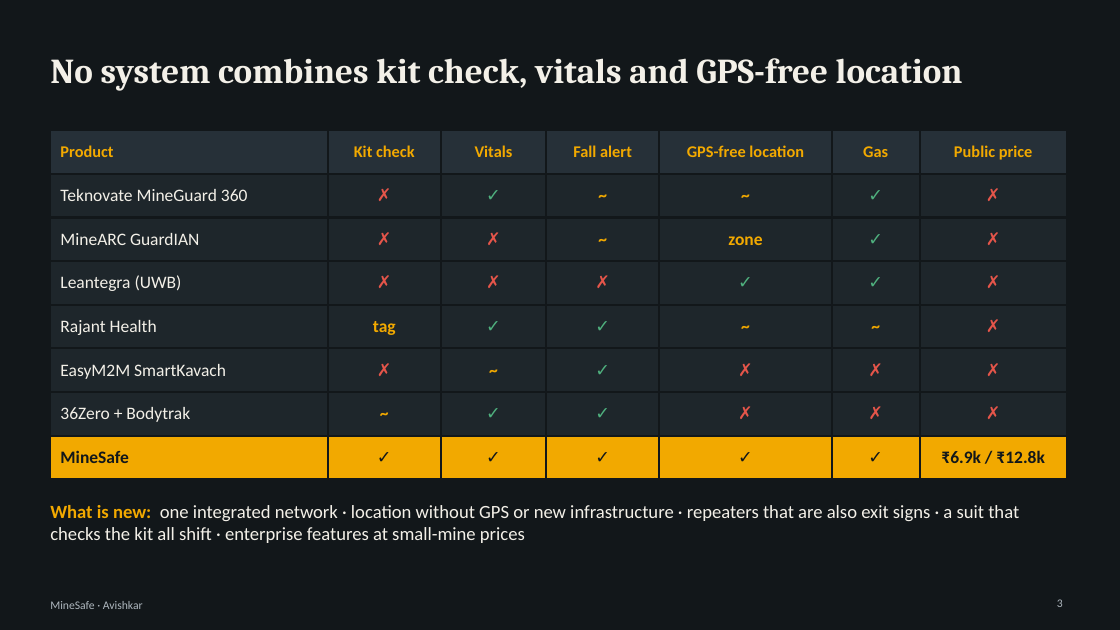
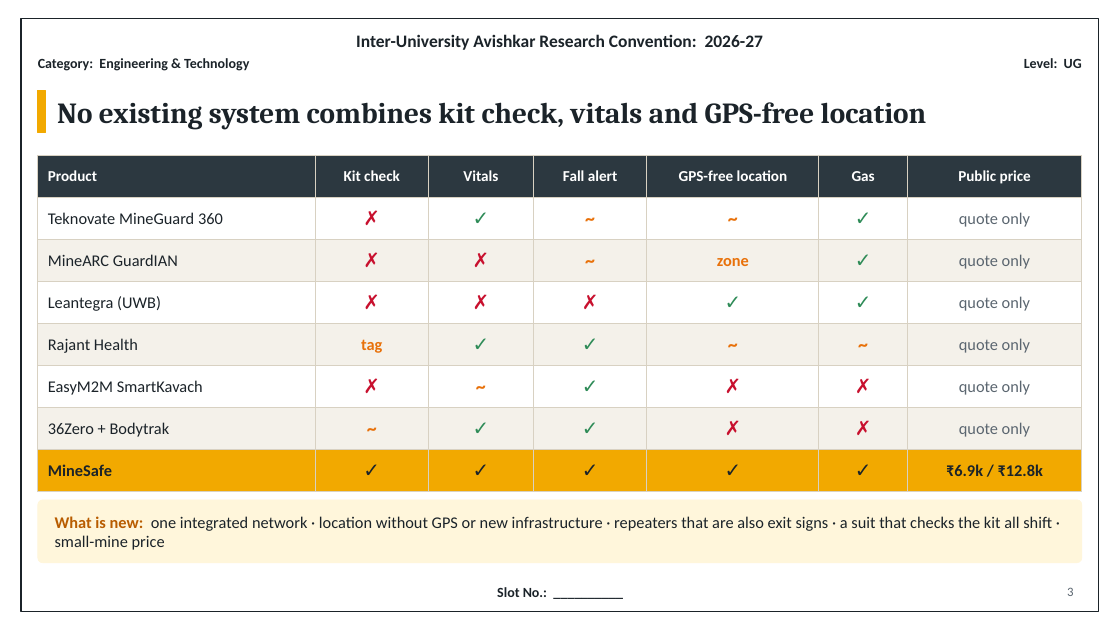
Before and after one commit to Manas-36/MINESAFE, a slide deck: slide 3 of presentation/avishkar/MineSafe_Avishkar.pptx. Drawn at 1120x630 pixels with LibreOffice and Linux fonts; fonts in the diff are those of the drawing. Boxes give left, top, right and bottom in pixels: in the first picture for what was removed or moved away, otherwise in the second. Text is boxed around its words. In the diff, an @@ line names an element or a change of style, - is before the commit and + after.

```diff
--- a/presentation/avishkar/MineSafe_Avishkar.pptx
+++ b/presentation/avishkar/MineSafe_Avishkar.pptx
@@ background #12171A to #FFFFFF @@
@@ rectangle added at box(21, 18, 1099, 612), outline #1B2329 1.25 pt @@
@@ text added at box(38, 58, 249, 71), 12 pt, text #1B2329, bold @@
+Category: Engineering & Technology
@@ text added at box(356, 34, 763, 50), 15 pt, text #1B2329, bold @@
+Inter-University Avishkar Research Convention: 2026-27
@@ text added at box(1024, 58, 1082, 68), 12 pt, text #1B2329, bold @@
+Level: UG
@@ rectangle added at box(38, 91, 45, 133), fill #F2A900, outline #F2A900 1 pt @@
@@ title at box(57, 102, 927, 130): text changed; size 30 to 25 pt; text colour #F3F0E8 to #1B2329 @@
-No system combines kit check, vitals and GPS-free location
+No existing system combines kit check, vitals and GPS-free location
@@ table at box(38, 155, 1082, 480) @@
-row 2, column 7: ✗
+row 2, column 7: quote only
-row 3, column 7: ✗
+row 3, column 7: quote only
-row 4, column 7: ✗
+row 4, column 7: quote only
-row 5, column 7: ✗
+row 5, column 7: quote only
-row 6, column 7: ✗
+row 6, column 7: quote only
-row 7, column 7: ✗
+row 7, column 7: quote only
@@ fill #263038 to #2C3840 in row 1 @@
@@ fill #1E262B to #FFFFFF in 21 cells @@
@@ fill #1E262B to #F4F1EA in 21 cells @@
@@ size 14 to 13 pt, text colour #F2A900 to #FFFFFF in "Product", "Kit check", "Vitals", "Fall alert" and 3 more places @@
@@ size 15 to 14 pt in "Teknovate MineGuard 360", "MineARC GuardIAN", "zone", "Leantegra (UWB)" and 6 more places @@
@@ text colour #F3F0E8 to #1B2329 in "Teknovate MineGuard 360", "MineARC GuardIAN", "Leantegra (UWB)", "Rajant Health" and 2 more places @@
@@ size 15 to 17 pt in "✗", "✓", "~", "~" and 29 more places @@
@@ text colour #E5554A to #C8102E in "✗", "✗", "✗", "✗" and 7 more places @@
@@ text colour #4FB07E to #2E8B57 in "✓", "✓", "✓", "✓" and 6 more places @@
@@ text colour #F2A900 to #E8710A in "~", "~", "~", "zone" and 5 more places @@
@@ text colour #12171A to #1B2329 in "MineSafe", "✓", "✓", "✓" and 3 more places @@
@@ borders changed @@
@@ table: place and size @@
-table at box(50, 130, 1067, 467)
+table at box(38, 155, 1082, 480)
@@ rounded rectangle added at box(38, 500, 1082, 563), fill #FFF6DB, outline #FFF6DB 0.5 pt @@
@@ text "What is new: one integrated ..." at box(55, 516, 1052, 550): vertical alignment top to middle @@
@@ text at box(55, 516, 1052, 550): text changed; size 16 to 14 pt; text colour #F3F0E8 to #1B2329 @@
-What is new: one integrated network · location without GPS or new infrastructure · repeaters that are also exit signs · a suit that checks the kit all shift · enterprise features at small-mine prices
+What is new: one integrated network · location without GPS or new infrastructure · repeaters that are also exit signs · a suit that checks the kit all shift · small-mine price
@@ text added at box(497, 587, 547, 597), 12 pt, text #1B2329, bold @@
+Slot No.: __________
@@ page number: place and size @@
-page number at box(1057, 599, 1063, 607)
+page number at box(1067, 587, 1073, 596)
@@ page number at box(1067, 587, 1073, 596): size 10 to 11 pt, text colour #AEB7BE to #5B6670 @@
@@ text removed at box(50, 601, 143, 609) @@
-MineSafe · Avishkar
```
Also in this commit, not shown: 8 other slides changed, 5 slides added, 4 slides removed, 12 other files.
